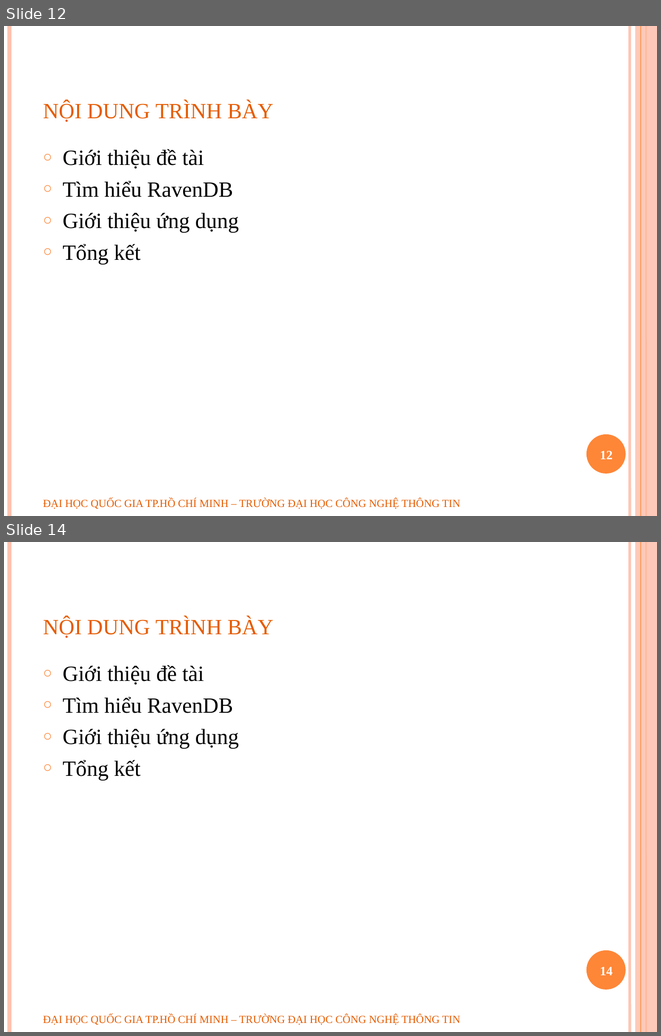
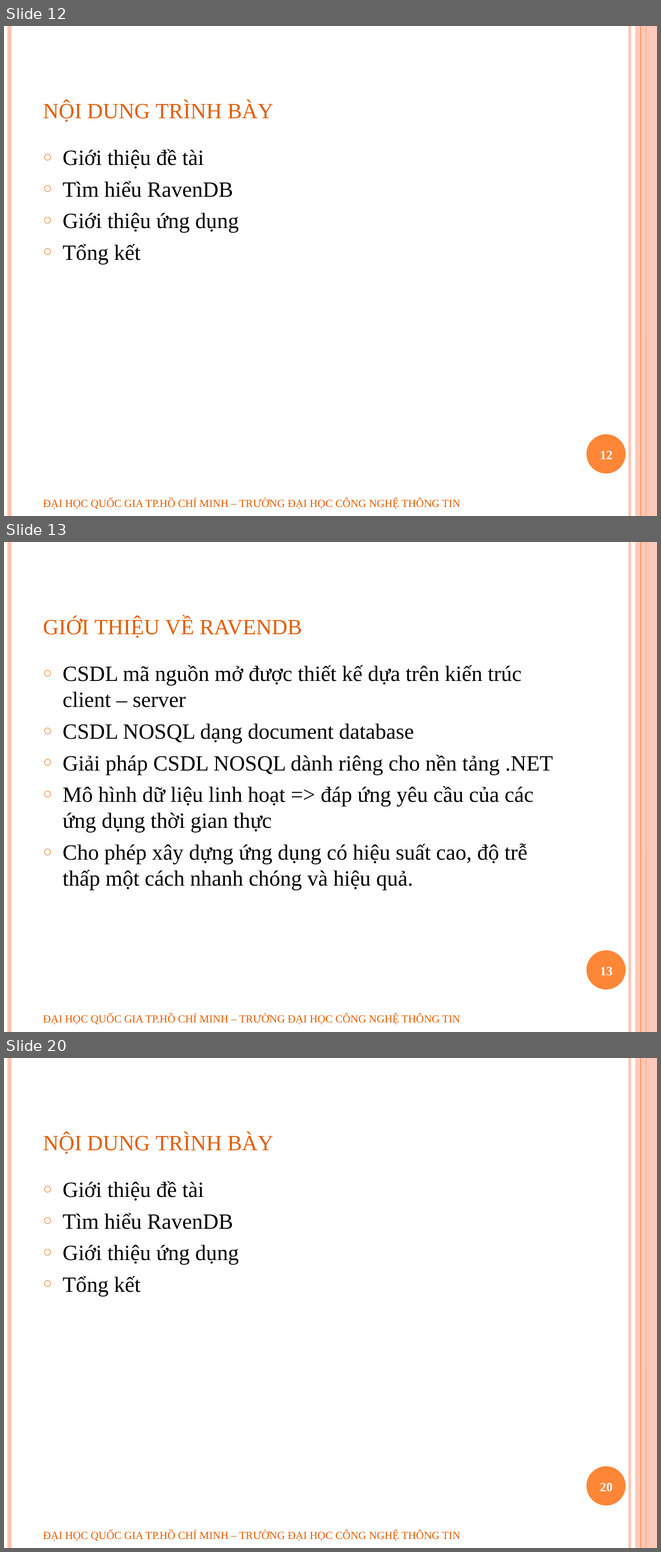
Before and after one commit to geovip/nosqlravendbuit, a slide deck: Document/slide bao cao.pptx. Shown one above the other, each under a label of ours: slides 12 and 14 before the commit, slides 12, 13 and 20 after it; the slides between them are not shown. The pictures are 661x1036 and 661x1552 pixels, drawn with LibreOffice and Linux fonts; fonts in the diff are those of the drawing; background and template pictures are left out. Boxes give left, top, right and bottom in pixels: in the first picture for what was removed or moved away, otherwise in the second. Text is boxed around its words. In the diff, an @@ line names an element or a change of style, - is before the commit and + after.

```diff
--- a/Document/slide bao cao.pptx
+++ b/Document/slide bao cao.pptx
@@ slide 13 added at (4,542,657,1032), background #FFFFFF; not listed: 6 template elements that a slide beside it also shows @@
@@ title added at (43,617,302,638), 30 pt, text #E65C01, small capitals @@
+giới thiệu về ravendb
@@ text added at (63,665,553,890), 24 pt, text #000000 @@
+○ CSDL mã nguồn mở được thiết kế dựa trên kiến trúc client – server
+○ CSDL NOSQL dạng document database
+○ Giải pháp CSDL NOSQL dành riêng cho nền tảng .NET
+○ Mô hình dữ liệu linh hoạt => đáp ứng yêu cầu của các ứng dụng thời gian thực
+○ Cho phép xây dựng ứng dụng có hiệu suất cao, độ trễ thấp một cách nhanh chóng và hiệu quả.
@@ page number added at (600,967,612,976), 14 pt, text #FFFFFF, bold @@
+13
@@ text added at (43,1014,460,1024), 12 pt, text #E65C01 @@
+ĐẠI HỌC QUỐC GIA TP.HỒ CHÍ MINH – TRƯỜNG ĐẠI HỌC CÔNG NGHỆ THÔNG TIN
@@ what was slide 14 is now slide 20 @@
@@ page number at (600,1483,612,1491): text changed @@
-14
+20
```
Also in this commit, not shown: 6 other slides added, 1 slide removed.
